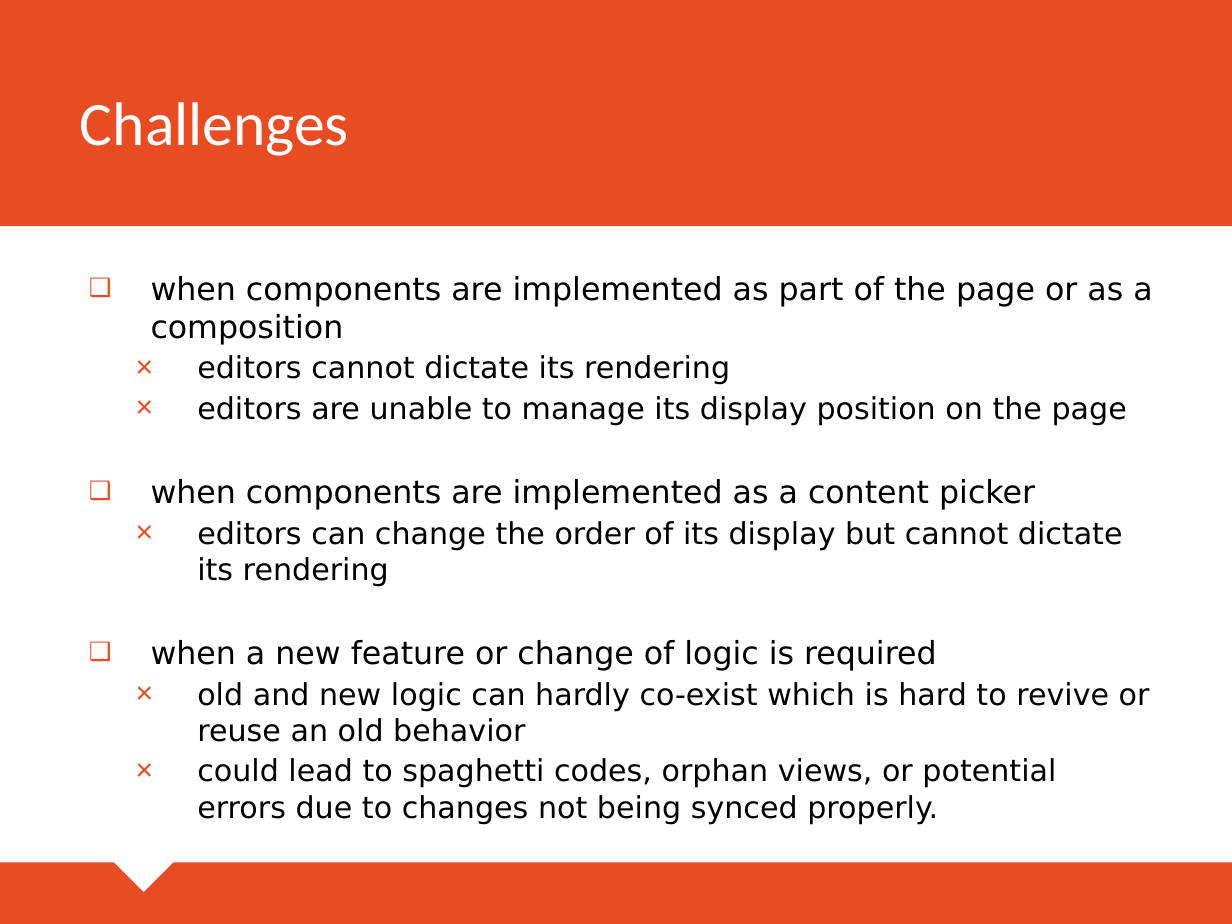
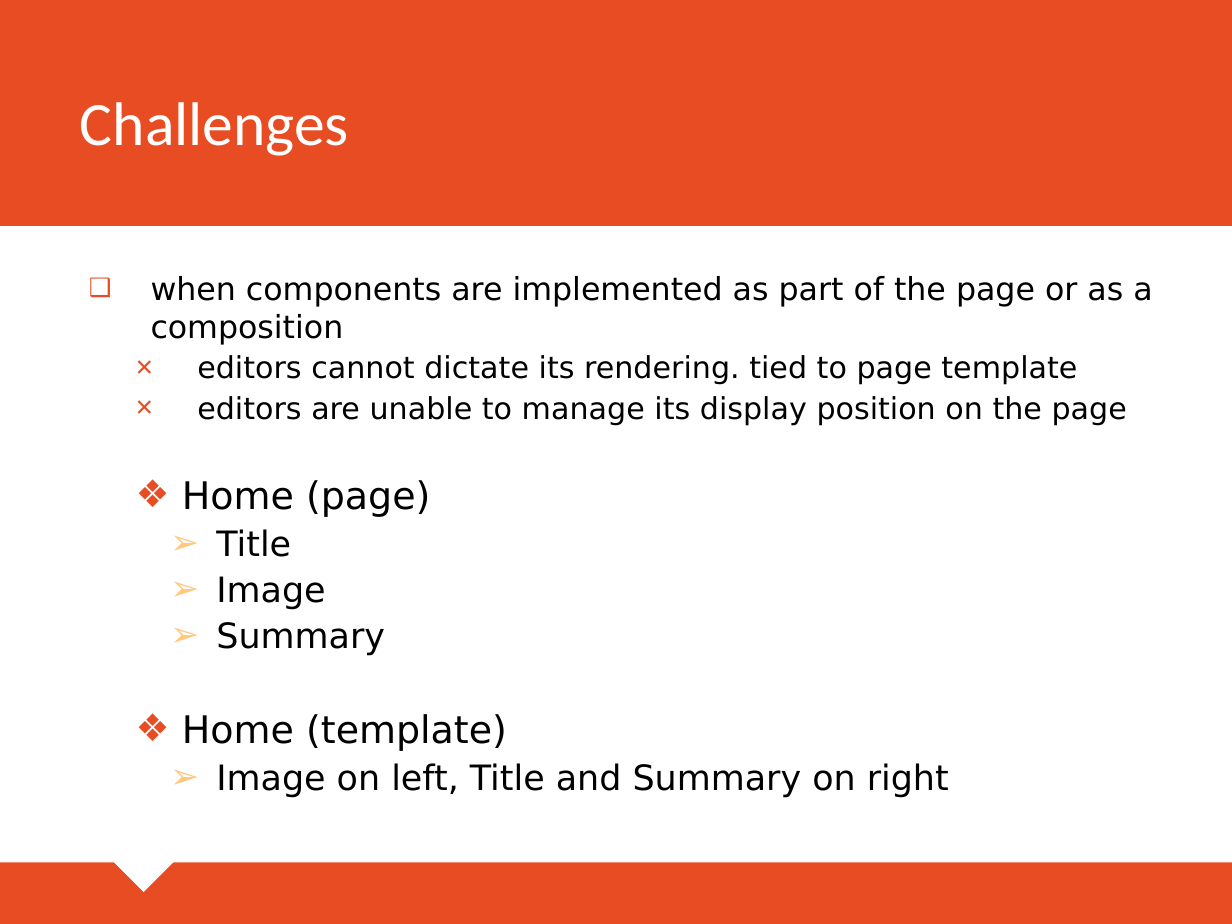
Before and after one commit to markglibres/mbran-umbraco-components, a slide deck: slide 5 of src/Umbraco Components.pptx. Drawn at 1232x924 pixels with LibreOffice and Linux fonts; fonts in the diff are those of the drawing. Boxes give left, top, right and bottom in pixels: in the first picture for what was removed or moved away, otherwise in the second. Text is boxed around its words. In the diff, an @@ line names an element or a change of style, - is before the commit and + after.

Commit message:
updated presentation file

```diff
--- a/src/Umbraco Components.pptx
+++ b/src/Umbraco Components.pptx
@@ text at (197, 355, 1077, 385): text changed @@
-  × editors cannot dictate its rendering
+  × editors cannot dictate its rendering. tied to page template
@@ text at (182, 480, 949, 798): text changed; size 17.6 to 20.4 pt @@
-❑ when components are implemented as a content picker
-  × editors can change the order of its display but cannot dictate its rendering
-❑ when a new feature or change of logic is required
-  × old and new logic can hardly co-exist which is hard to revive or reuse an old behavior
-  × could lead to spaghetti codes, orphan views, or potential errors due to changes not being synced properly.
+  ❖ Home (page)
+    ➢ Title
+    ➢ Image
+    ➢ Summary
+  ❖ Home (template)
+    ➢ Image on left, Title and Summary on right
```
Also in this commit, not shown: 1 other slide changed, 2 slides added.
